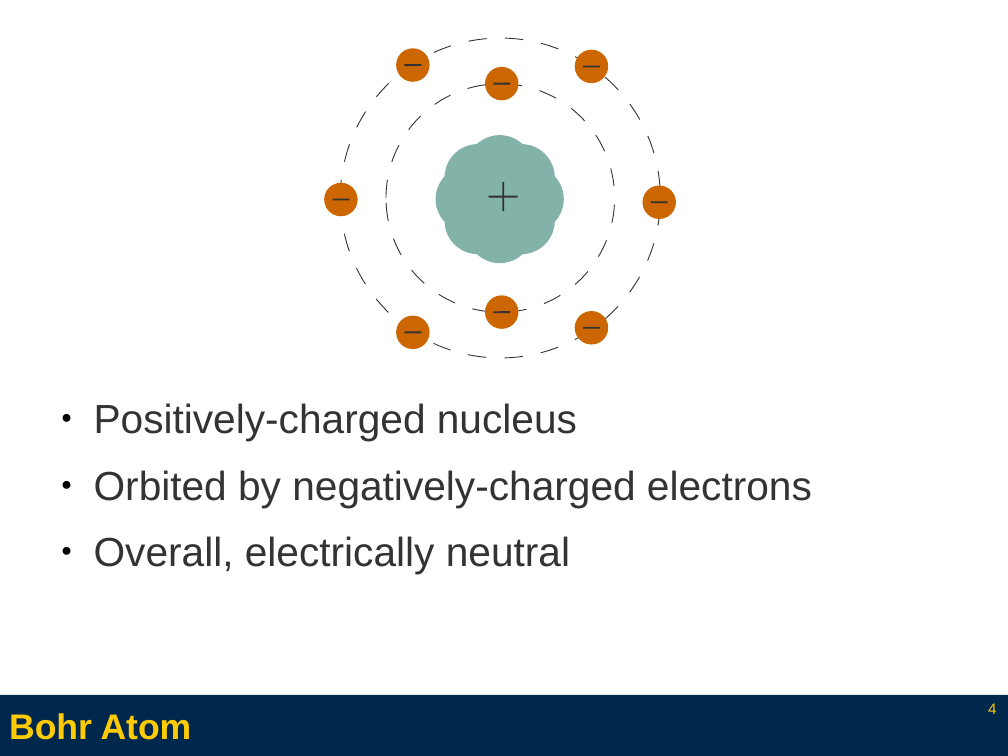
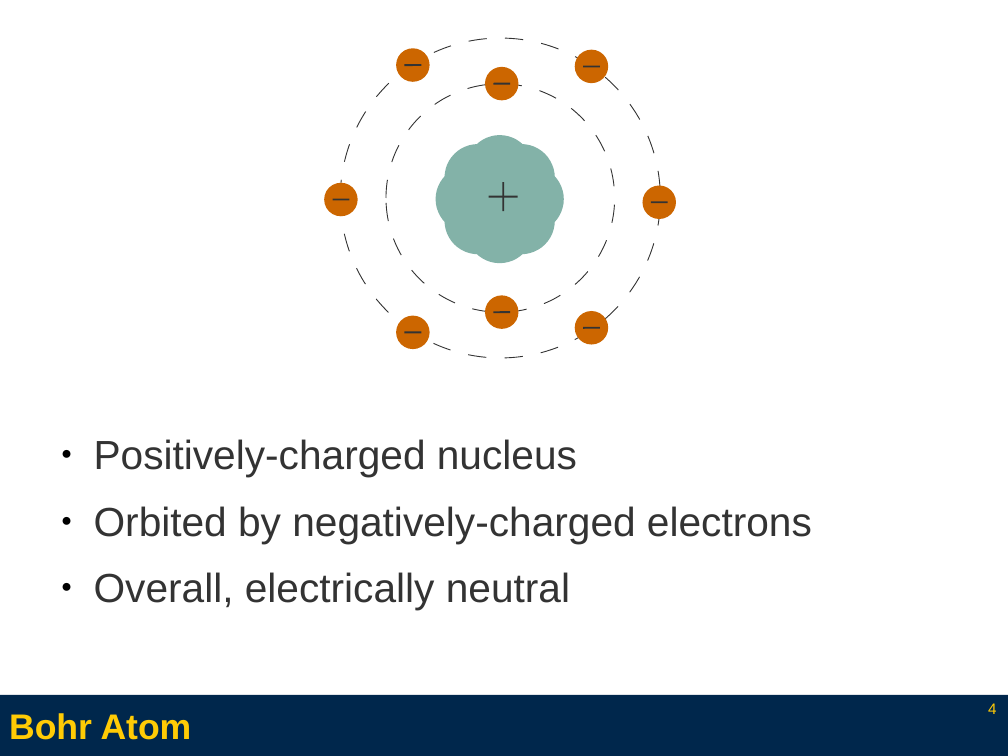
Before and after one commit to l3enny/dissertation, a slide deck: slide 4 of defense/presentation_annotated.odp. Drawn at 1008x756 pixels with LibreOffice and Linux fonts; fonts in the diff are those of the drawing. Boxes give left, top, right and bottom in pixels: in the first picture for what was removed or moved away, otherwise in the second. Text is boxed around its words. In the diff, an @@ line names an element or a change of style, - is before the commit and + after.

Commit message:
Finished with text additions for previous slides.

```diff
--- a/defense/presentation_annotated.odp
+++ b/defense/presentation_annotated.odp
@@ text "Positively-charged nucleus": place and size @@
-text "Positively-charged nucleus" at [94,403,812,574]
+text "Positively-charged nucleus" at [94,439,812,610]
```
Also in this commit, not shown: 17 other slides changed, 12 slides added, 7 slides removed, 13 other files.
